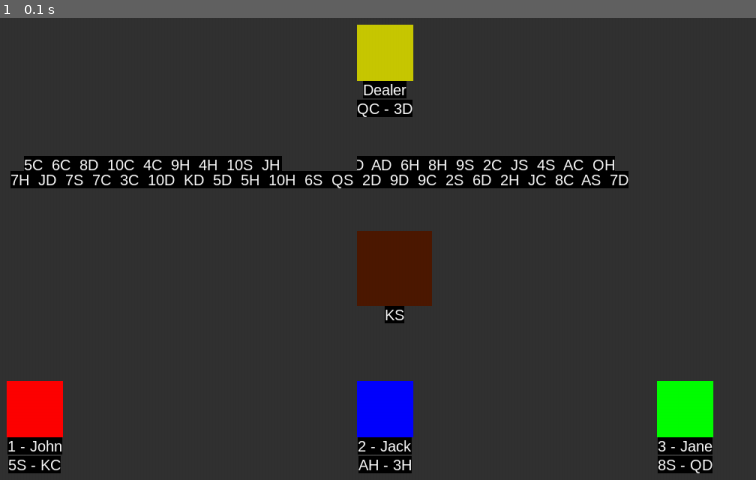
Above: before the commit, frame 1.
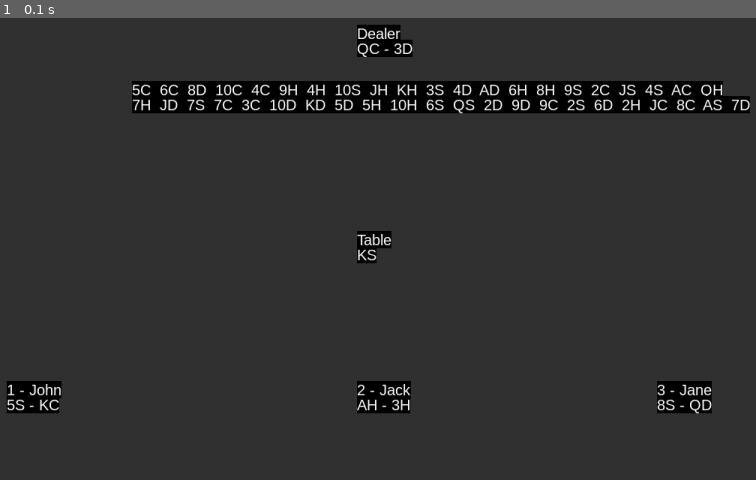
Above: after the commit, the same moment.

Repository: ekoret/blackjack-py
Game: pygame game, started from main.py
The game is run twice, just before and just after one commit, with the same random seed, the same clock (stepped at 60 frames per second) and the same inputs.
Inputs:
- Up to frame 1 (0.1 s): no input

The runs differ from the first frame. In frame 1, 16% of the frame differs, in the area x 0-100%, y 1-99%.

Commit message:
remove use of square class

Diff:
--- a/player.py
+++ b/player.py
@@ -1,5 +1,5 @@
 
-
+from game_text import GameText
 from square import Square
 
 
@@ -18,15 +18,12 @@
 
     def draw(self, x, colour):
         y = self.game.settings.screen_height - 200
-        size = 75
-        font_size = 20
 
-        player = Square(x,
-                        y, size, colour, self.name, font_size)
-        cards = Square(
-            x, y + 25, 75, self.game.bg_colour, self.get_hand(), 20)
-        cards.draw(self.game.screen)
-        player.draw(self.game.screen)
+        player_label = GameText(self.name)
+        cards_label = GameText(self.get_hand())
+
+        cards_label.draw(self.game.screen, x, y + 20)
+        player_label.draw(self.game.screen, x, y)
 
     """Adds a single card to players hand"""
 
@@ -65,15 +62,12 @@
     def draw(self):
         x = self.game.settings.screen_width // 2
         y = 125
-        size = 75
-        font_size = 20
 
-        dealer = Square(x,
-                        y, size, (200, 200, 0), self.name, font_size)
-        cards = Square(x,
-                       y + 25, size, self.game.bg_colour, self.get_hand(), font_size)
-        cards.draw(self.game.screen)
-        dealer.draw(self.game.screen)
+        dealer_label = GameText("Dealer")
+        player_cards_label = GameText(self.get_hand())
+
+        player_cards_label.draw(self.game.screen, x, y + 20)
+        dealer_label.draw(self.game.screen, x, y)
 
 
 class Table(Player):
@@ -89,11 +83,13 @@
         x = self.game.settings.screen_width // 2
         y = self.game.settings.screen_height // 2
 
-        table = Square(x, y, 100, (77, 25, 0), self.get_hand(), 20)
-        table.draw(self.game.screen)
+        table_label = GameText("Table")
+        table_cards_label = GameText(self.get_hand())
+        table_label.draw(self.game.screen, x, y)
+        table_cards_label.draw(self.game.screen, x, y + 20)
 
     def draw_remaining_cards(self):
-        x = 500
+        x = 300
         y = 200
 
         remaining_cards = self.game.deck.get_remaining_cards()
@@ -102,9 +98,9 @@
         """TODO: needs to be refactored"""
         first_half = '  '.join(remaining_cards[:remaining_deck_total // 2])
         second_half = '  '.join(remaining_cards[remaining_deck_total // 2:])
-        remaining_cards_first = Square(
-            x, y, 100, self.game.bg_colour, first_half, 20)
-        remaining_cards_second = Square(
-            x, y + 20, 100, self.game.bg_colour, second_half, 20)
-        remaining_cards_first.draw(self.game.screen)
-        remaining_cards_second.draw(self.game.screen)
+
+        remaining_cards_first = GameText(first_half)
+        remaining_cards_second = GameText(second_half)
+
+        remaining_cards_first.draw(self.game.screen, x, y)
+        remaining_cards_second.draw(self.game.screen, x, y + 20)
